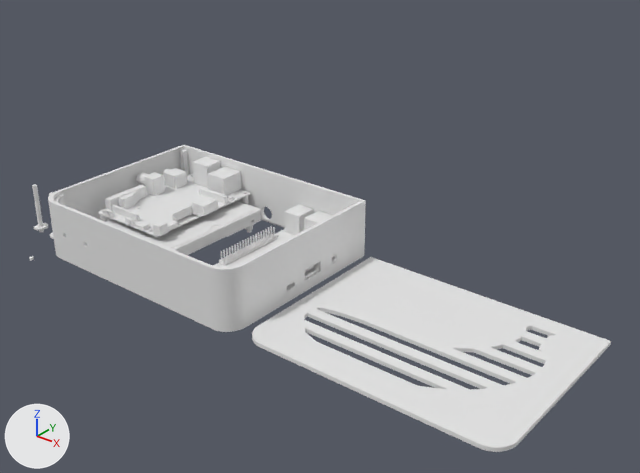
One commit to the Blender file print/dual-pi/case.blend: the scene before it, then after it.
The view is the same before and after, from a 50 mm lens placed at (482.0, -293.0, 273.0), pointed at (184.0, 79.0, 42.0). Lighting does not change. The marker at lower left points along +X, +Y and +Z.

The older version as bpy lines, for what is in view:
```python
me_bananas_pi_v5 = bpy.data.meshes.new('Bananas pi v5')
me_bananas_pi_v5.from_pydata(...)  # 5474 vertices, 11546 faces, 5 loose edges; spans x -1.0..171.0, y 13.0..144.0, z -1.0..40.0
me_bananas_pi_v5_001 = bpy.data.meshes.new('Bananas pi v5.001')
me_bananas_pi_v5_001.from_pydata(...)  # 218 vertices, 460 faces; spans x 178.0..345.0, y 16.0..142.0, z -1.0..1.0
me_bananas_pi_v5_box = bpy.data.meshes.new('Bananas pi v5 box')
me_bananas_pi_v5_box.from_pydata(...)  # 2780 vertices, 4852 faces; spans x -34.9..34.9, y -48.5..51.7, z -4.7..4.9
me_bananas_pi_v5_box_001 = bpy.data.meshes.new('Bananas pi v5 box.001')
me_bananas_pi_v5_box_001.from_pydata(...)  # 1650 vertices, 2399 faces; spans x -2.7..69.8, y 48.0..145.0, z 2.8..24.3
me_cube = bpy.data.meshes.new('Cube')
me_cube.from_pydata(...)  # a box spanning x -1.0..1.0, y -1.0..1.0, z -1.0..1.0
me_cube.materials.append(mat_material)  # white #e7e7e7
me_rpi2_01 = bpy.data.meshes.new('rPi2 01')
me_rpi2_01.from_pydata(...)  # 1034 vertices, 2180 faces; spans x -2.2..87.7, y 0.0..58.4, z -2.6..15.4
ob_bananaspi = bpy.data.objects.new('BananasPi', me_bananas_pi_v5_box_001)
ob_bananaspi.location = (4.1, 0.0, 12.6)
ob_case = bpy.data.objects.new('Case', me_bananas_pi_v5)
ob_case.location = (0.0, 0.0, 0.0)
ob_cover = bpy.data.objects.new('Cover', me_bananas_pi_v5_001)
ob_cover.location = (0.0, 0.0, 0.0)
ob_cube = bpy.data.objects.new('Cube', me_cube)
ob_cube.location = (0.0, 0.0, 0.0)
ob_hdd = bpy.data.objects.new('HDD', me_bananas_pi_v5_box)
ob_hdd.location = (52.7, 82.0, 10.0)
ob_hdd.rotation_euler = (0.0, 0.0, -6.29)  # degrees (0, 0, -360)
ob_raspberrypi = bpy.data.objects.new('RaspberryPi', me_rpi2_01)
ob_raspberrypi.location = (112.2, 141.6, 7.0)
ob_raspberrypi.rotation_euler = (0.0, 0.0, -1.571)  # degrees (0, 0, -90)
```
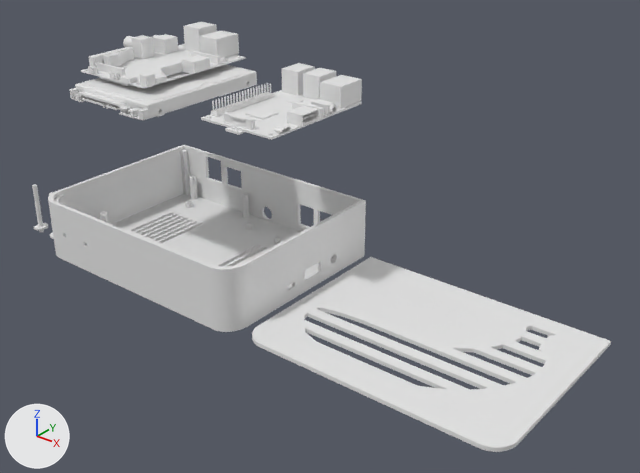
Commit message: began screw hole isolation

Boxes [x1, y1, x2, y2] around the edits, measured in the pictures (640 x 473 px):
'BananasPi', moved
    before: [98, 156, 251, 237]
    after: [81, 22, 246, 88]
'RaspberryPi', moved
    before: [214, 204, 336, 289]
    after: [201, 63, 362, 140]
'HDD', moved
    before: [106, 201, 261, 255]
    after: [70, 64, 257, 120]
'Cube', deleted
    before: [29, 256, 34, 261]
part 1 of me_bananas_pi_v5, built on
    before: [100, 196, 253, 232]
    after: [100, 193, 300, 266]

Diff of the bpy script that builds the scene:
```diff
--- a/print/dual-pi/case.blend.py
+++ b/print/dual-pi/case.blend.py
@@ me_bananas_pi_v5 @@
 # used by ob_case; location = (0.0, 0.0, 0.0)
-me_bananas_pi_v5.from_pydata(...)  # 5474 vertices, 11546 faces, 5 loose edges; spans x -1.0..171.0, y 13.0..144.0, z -1.0..40.0
+me_bananas_pi_v5.from_pydata(...)  # 6589 vertices, 15015 faces, 16 loose edges; spans x -1.0..171.0, y 13.0..144.0, z -1.0..40.0
+# me_bananas_pi_v5 part 1: 276 vertices moved within x 12.0..87.0, y 46.0..140.0, z -1.0..19.0; 96 vertices removed from x 11.0..87.0, y 45.0..140.0, z -1.0..19.0; 1211 vertices added at x 11.0..154.0, y 30.0..140.0, z -1.0..19.0
@@ ob_bananaspi @@
 ob_bananaspi = bpy.data.objects.new('BananasPi', me_bananas_pi_v5_box_001)
-ob_bananaspi.location = (4.1, 0.0, 12.6)
+ob_bananaspi.location = (4.1, 0.0, 112.6)
@@ ob_hdd @@
 ob_hdd = bpy.data.objects.new('HDD', me_bananas_pi_v5_box)
-ob_hdd.location = (52.7, 82.0, 10.0)
+ob_hdd.location = (52.7, 82.0, 110.0)
 ob_hdd.rotation_euler = (0.0, 0.0, -6.29)  # degrees (0, 0, -360)
@@ ob_raspberrypi @@
 ob_raspberrypi = bpy.data.objects.new('RaspberryPi', me_rpi2_01)
-ob_raspberrypi.location = (112.2, 141.6, 7.0)
+ob_raspberrypi.location = (112.2, 141.6, 107.0)
 ob_raspberrypi.rotation_euler = (0.0, 0.0, -1.571)  # degrees (0, 0, -90)
@@ ob_cube @@
-ob_cube = bpy.data.objects.new('Cube', me_cube)
-ob_cube.location = (0.0, 0.0, 0.0)
```
